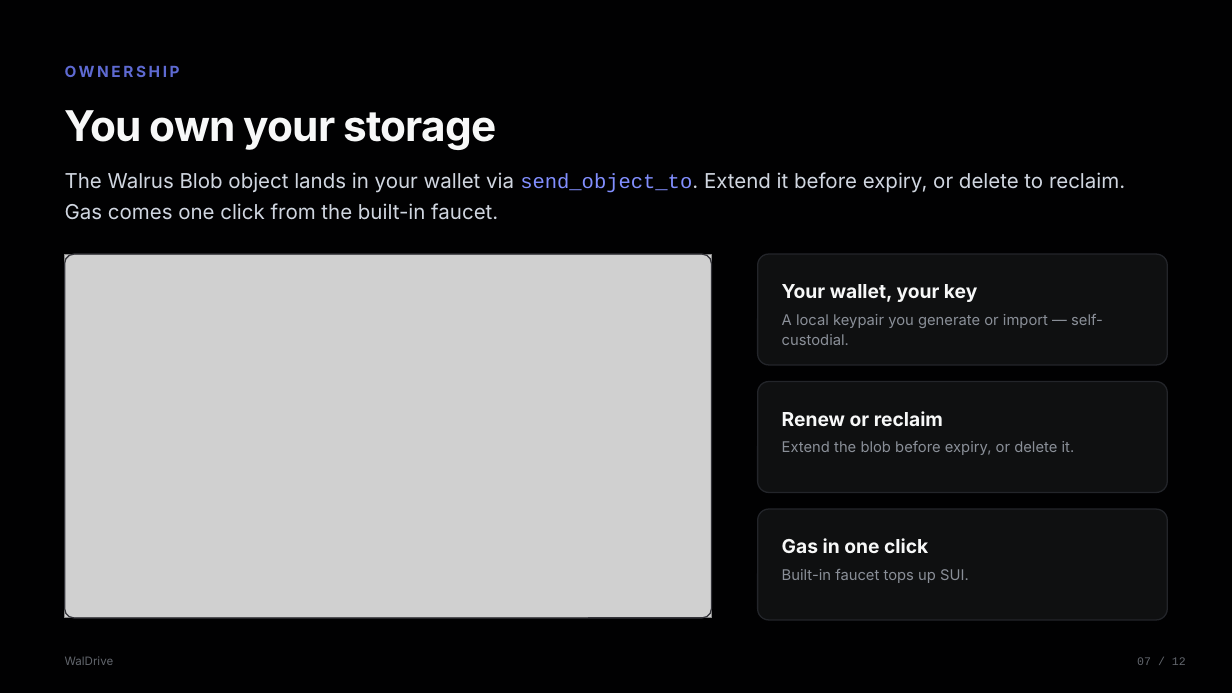
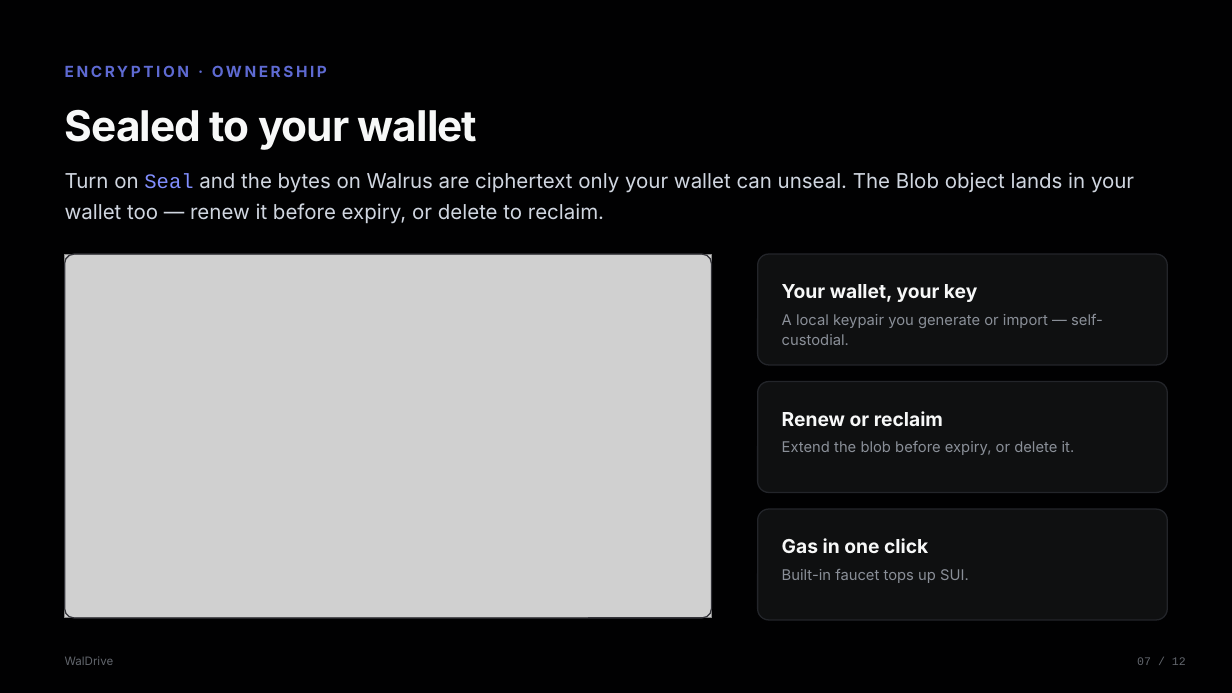
Before and after one commit to Fldicoahkiin/WalDrive, a slide deck: slide 7 of submission/WalDrive-deck.pptx. Drawn at 1232x693 pixels with LibreOffice and Linux fonts; fonts in the diff are those of the drawing; grey boxes stand for pictures. Boxes give left, top, right and bottom in pixels: in the first picture for what was removed or moved away, otherwise in the second. Text is boxed around its words. In the diff, an @@ line names an element or a change of style, - is before the commit and + after.

```diff
--- a/submission/WalDrive-deck.pptx
+++ b/submission/WalDrive-deck.pptx
@@ text at [65, 65, 327, 77]: text changed @@
-OWNERSHIP
+ENCRYPTION · OWNERSHIP
@@ text at [65, 109, 478, 150]: text changed @@
-You own your storage
+Sealed to your wallet
@@ text at [65, 172, 1134, 224]: text changed @@
-The Walrus Blob object lands in your wallet via send_object_to. Extend it before expiry, or delete to reclaim. Gas comes one click from the built-in faucet.
+Turn on Seal and the bytes on Walrus are ciphertext only your wallet can unseal. The Blob object lands in your wallet too — renew it before expiry, or delete to reclaim.
```
Also in this commit, not shown: 1 other slide changed, 2 other files.
